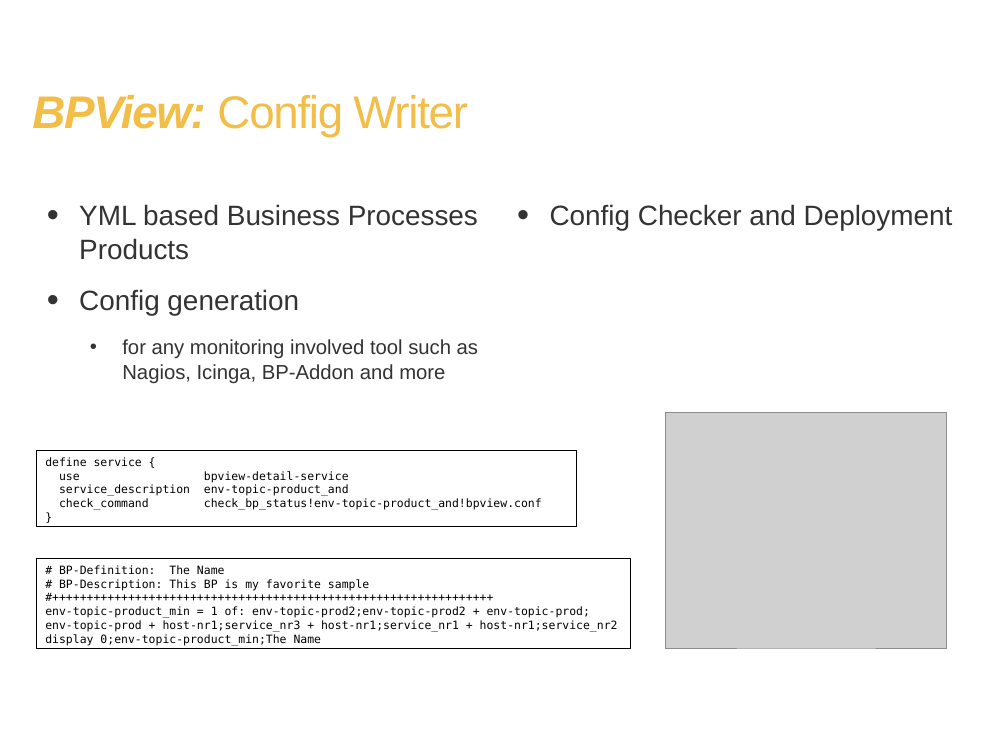
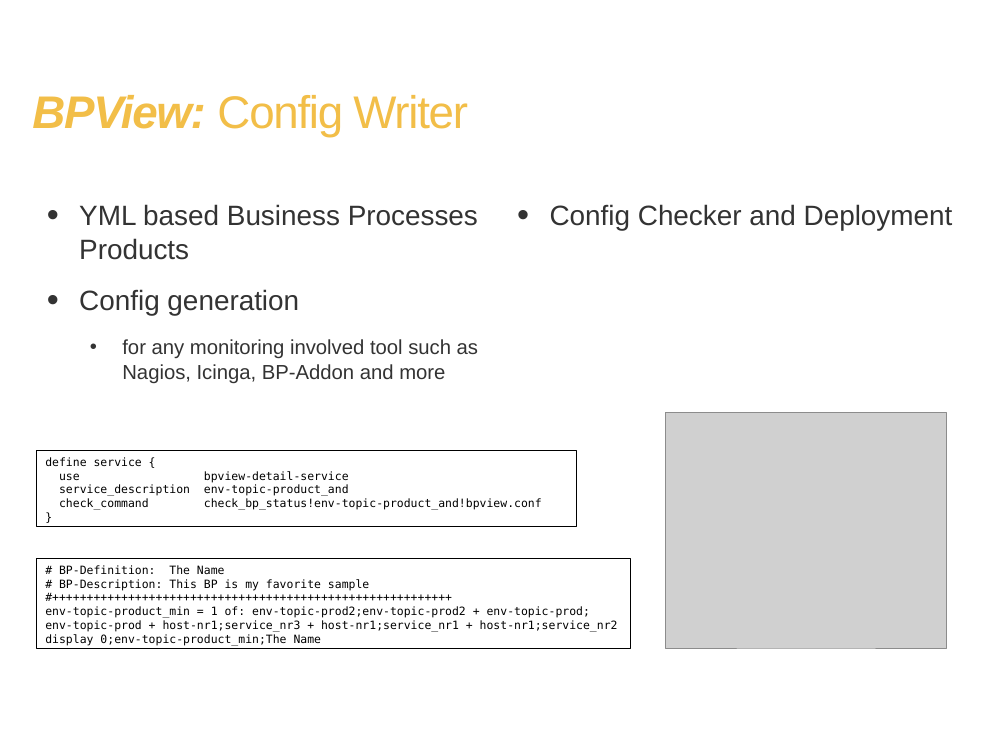
Before and after one commit to BPView/BPView, a slide deck: slide 6 of docs/BPView - The_Project.odp (slide 5 before the commit). Drawn at 1008x756 pixels with LibreOffice and Linux fonts; fonts in the diff are those of the drawing; grey boxes stand for pictures; background and template pictures are left out. Boxes give left, top, right and bottom in pixels: in the first picture for what was removed or moved away, otherwise in the second. Text is boxed around its words. In the diff, an @@ line names an element or a change of style, - is before the commit and + after.

```diff
--- a/docs/BPView - The_Project.odp
+++ b/docs/BPView - The_Project.odp
@@ text in rectangle at (36,558,630,649): text changed @@
-#++++++++++++++++++++++++++++++++++++++++++++++++++++++++++++++++
+#++++++++++++++++++++++++++++++++++++++++++++++++++++++++++
```
Also in this commit, not shown: 5 other slides changed, 1 slide added, 1 slide removed, 3 other files.
